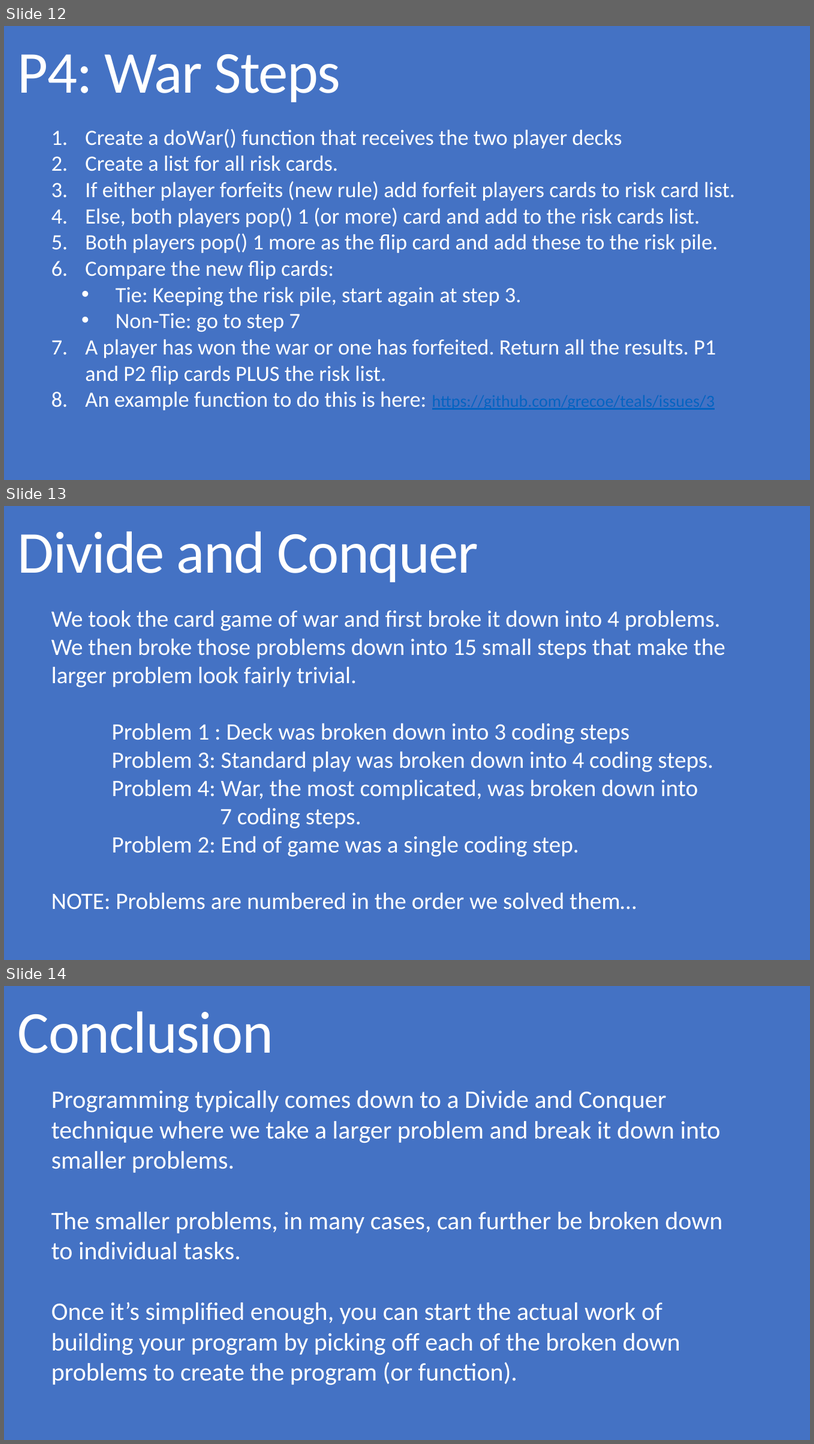
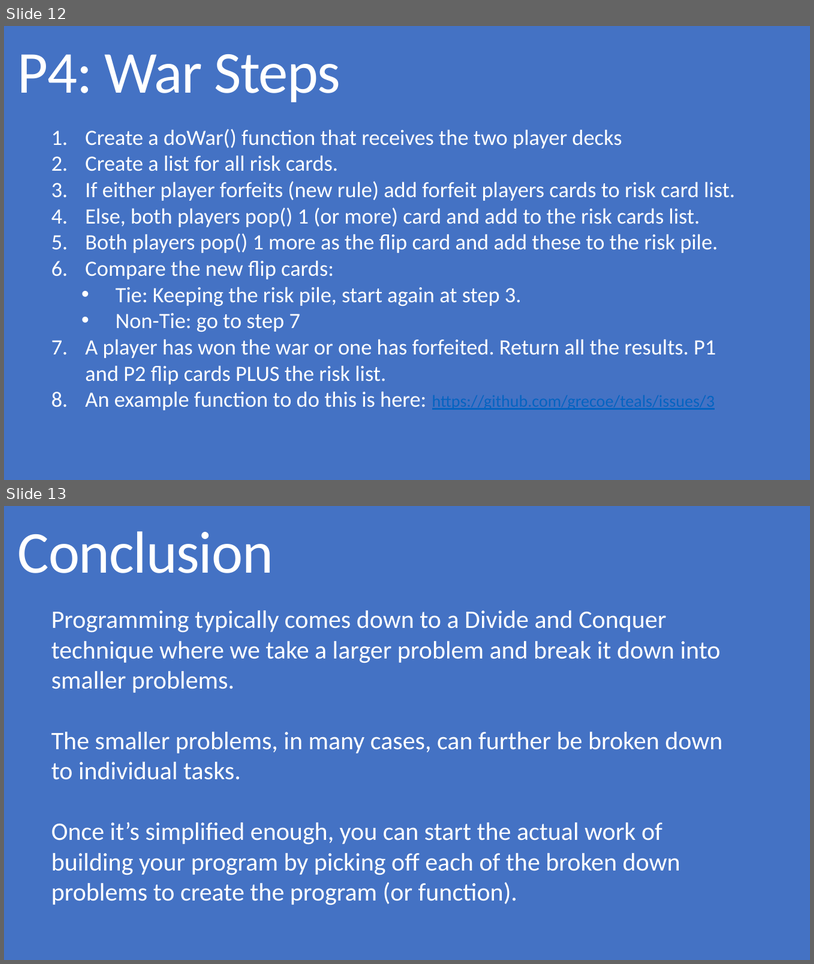
Before and after one commit to grecoe/teals, a slide deck: 5_presentations/DivideAndConquer.pptx. Shown one above the other, each under a label of ours: slides 12, 13 and 14 before the commit, slides 12 and 13 after it. The pictures are 814x1444 and 814x964 pixels, drawn with LibreOffice and Linux fonts; fonts in the diff are those of the drawing. Boxes give left, top, right and bottom in pixels: in the first picture for what was removed or moved away, otherwise in the second. Text is boxed around its words. In the diff, an @@ line names an element or a change of style, - is before the commit and + after.

```diff
--- a/5_presentations/DivideAndConquer.pptx
+++ b/5_presentations/DivideAndConquer.pptx
@@ slide 13 removed at (4, 506, 810, 960), background #4472C4 @@
@@ title removed at (18, 531, 479, 582) @@
-Divide and Conquer
@@ text removed at (51, 610, 726, 909) @@
-We took the card game of war and first broke it down into 4 problems. We then broke those problems down into 15 small steps that make the larger problem look fairly trivial.
-Problem 1 : Deck was broken down into 3 coding steps
-Problem 3: Standard play was broken down into 4 coding steps.
-Problem 4: War, the most complicated, was broken down into
-7 coding steps.
-Problem 2: End of game was a single coding step.
-NOTE: Problems are numbered in the order we solved them…
@@ what was slide 14 is now slide 13 @@
```
Also in this commit, not shown: 4 slides changed, 1 slide added, 1 other slide removed.
